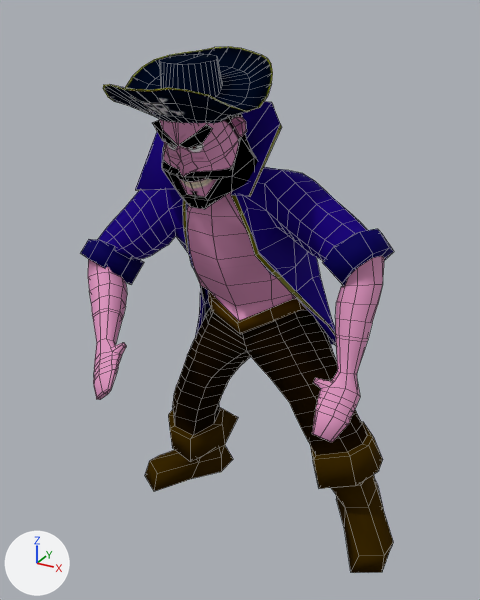
The OBJ model assets/Animacion/Pirata/Celebracion/PirataCelebracion_000155.obj as it was, and as the next commit left it.
The view is the same before and after, from a camera (50 mm lens) standing at (3.67, -7.29, 7.14) and looking at (-0.27, -0.13, 3.56). Every picture has the same lights, and +X, +Y and +Z are marked at lower left. Mesh edges are drawn as thin lines. Where no turn or scale is listed for an object, it has been applied to the vertices.

Objects in the first picture: 'Pirata_PirataH'.
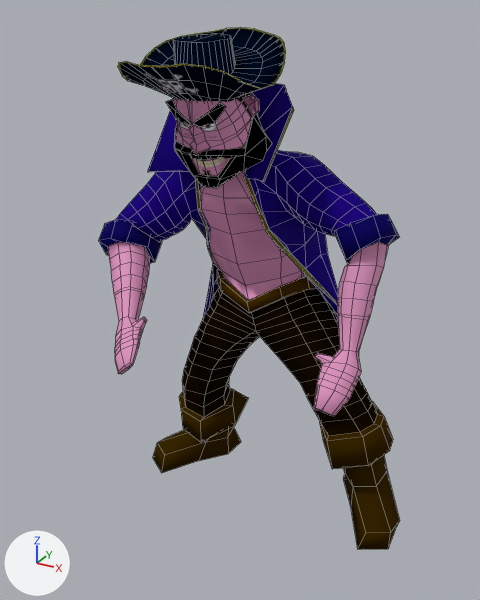
What differs and where, as boxes (x1, y1, x2, y2) in the pictures (480 x 600 px; the box of a moved part takes in the faces that stretch with it):
'Pirata_PirataH', reshaped
    before: (81, 47, 394, 573)
    after: (98, 27, 400, 549)
part 1 of me_pirata_piratah, moved or reshaped
    before: (103, 47, 273, 124)
    after: (117, 27, 286, 102)
part 2 of me_pirata_piratah, moved or reshaped
    before: (81, 101, 394, 573)
    after: (98, 83, 400, 549)

The change, as a diff of the scene's bpy script:
```diff
--- a/assets/Animacion/Pirata/Celebracion/PirataCelebracion_000155.obj.py
+++ b/assets/Animacion/Pirata/Celebracion/PirataCelebracion_000155.obj.py
@@ me_pirata_piratah @@
 # used by ob_pirata_piratah; location = (0.0, 0.0, 0.0)
-me_pirata_piratah.from_pydata(...)  # 1340 vertices, 1341 faces; spans x -2.42..2.1, y -2.2..1.4, z 0.08..6.72
+me_pirata_piratah.from_pydata(...)  # 1340 vertices, 1341 faces; spans x -2.5..2.03, y -1.78..1.93, z 0.01..6.92
+# me_pirata_piratah part 1: the loose piece of 216 vertices spanning x -1.42..0.42, y -1.87..0.04, z 5.82..6.72 is scaled about its middle by 1.04, then moved by (-0.11, 0.47, 0.18)
+# me_pirata_piratah part 2: 1124 of 1340 vertices moved; they spanned x -2.42..2.1, y -2.2..1.4, z 0.08..6.46 and now span x -2.5..2.03, y -1.78..1.93, z 0.01..6.65; mean shift (-0.1, 0.49, 0.1); largest move (0.04, -0.32, 4.32) -> (-0.13, 0.31, 4.44)
 me_pirata_piratah.materials.append(mat_piratamat)
```
